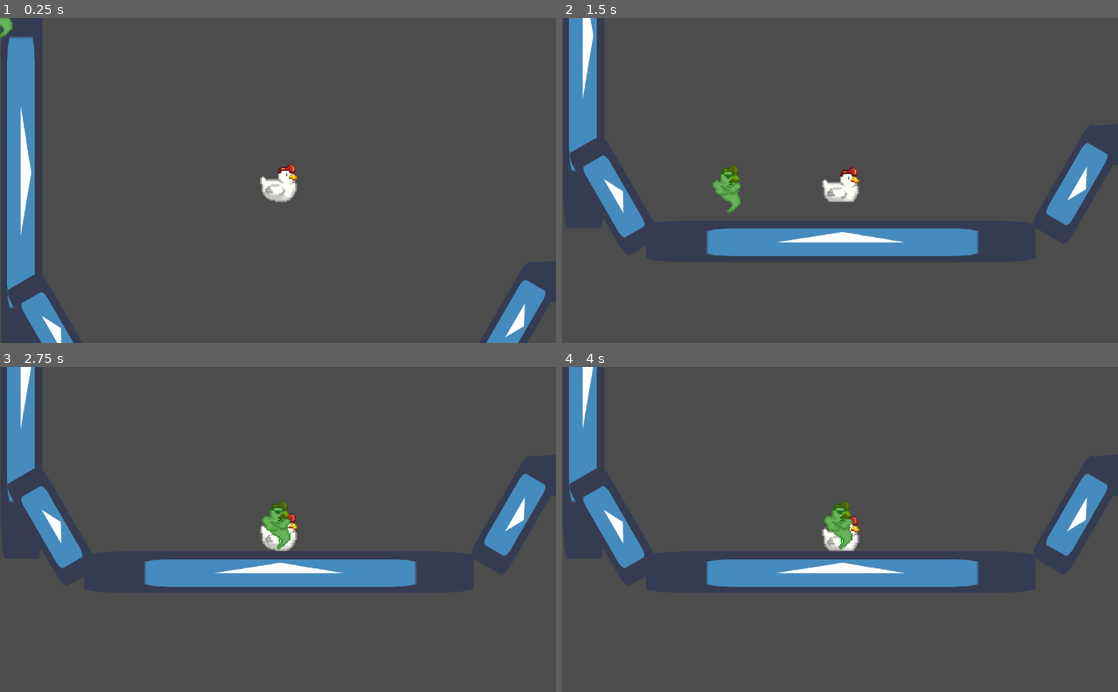
Above: before the commit, frames 1-4 (two rows, left to right).
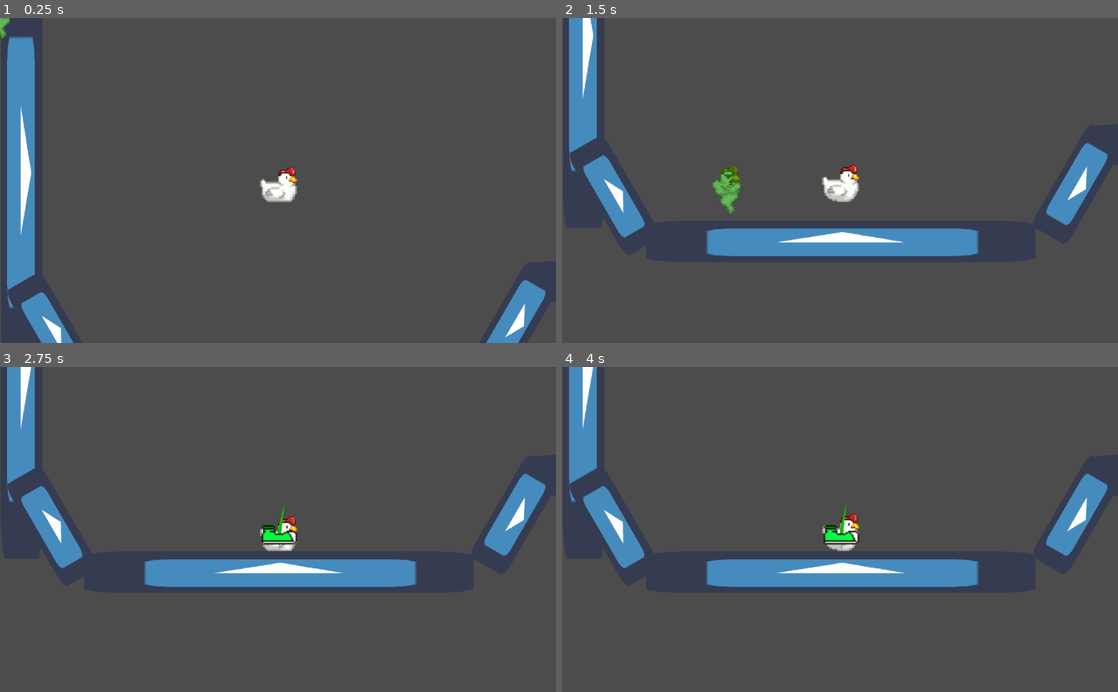
Above: after the commit, the same moments.

Repository: Morelatto/Galinha
Game: Godot game, scene res://Game_Scene.tscn
Same seed, same stepped clock (60 frames per second), same inputs: the game is played once before the commit and once after it. The engine's default icon, where the game draws it, is replaced by a stand-in: a white triangle on a blue panel in a dark square.
Inputs (mouse positions are in pixels of both pictures, inside the frame that each line leads up to):
- Up to frame 1 (0.25 s): no input
- Up to frame 2 (1.5 s): move the mouse to (962, 164) at 0.52 s; press the mouse at (962, 164) at 0.53 s; move the mouse to (728, 196) at 1.27 s; release the mouse at (728, 196) at 1.28 s; click (728, 196) at 1.35 s
- Up to frame 3 (2.75 s): move the mouse to (333, 458) at 2.02 s; press the mouse at (333, 458) at 2.03 s
- Up to frame 4 (4 s): move the mouse to (812, 594) at 2.77 s; release the mouse at (812, 594) at 2.78 s; click (812, 594) at 2.85 s; move the mouse to (1006, 578) at 3.52 s; press the mouse at (1006, 578) at 3.53 s

The runs differ from the first frame. In frame 1, 0.4% of the frame differs, in the area x 0-54%, y 0-57%; in frame 2, 0.5%; in frame 3, 0.7%; in frame 4, 0.7%, in the area x 46-54%, y 41-57%.

Commit message:
File organization, changes to the kick gameplay function

Diff:
--- a/Game_Scene.tscn
+++ b/Game_Scene.tscn
@@ -1,12 +1,13 @@
-[gd_scene load_steps=16 format=2]
+[gd_scene load_steps=22 format=2]
 
 [ext_resource path="res://Sprites/chicken_sheet.png" type="Texture" id=1]
 [ext_resource path="res://icon.png" type="Texture" id=2]
-[ext_resource path="res://Chicken_Controller.gd" type="Script" id=3]
-[ext_resource path="res://GameController.gd" type="Script" id=4]
-[ext_resource path="res://Ghost_Controller.gd" type="Script" id=5]
+[ext_resource path="res://Scripts/Controllers/Chicken_Controller.gd" type="Script" id=3]
+[ext_resource path="res://Scripts/Controllers/GameController.gd" type="Script" id=4]
+[ext_resource path="res://Scripts/Controllers/Ghost_Controller.gd" type="Script" id=5]
 [ext_resource path="res://Sprites/ghost_maromba.png" type="Texture" id=6]
-[ext_resource path="res://CameraController.gd" type="Script" id=7]
+[ext_resource path="res://Scripts/Controllers/CameraController.gd" type="Script" id=7]
+[ext_resource path="res://Sprites/marombaSheet.png" type="Texture" id=8]
 
 [sub_resource type="PhysicsMaterial" id=1]
 
@@ -34,10 +35,34 @@
 "speed": 8.0
 } ]
 
-[sub_resource type="PhysicsMaterial" id=7]
+[sub_resource type="AtlasTexture" id=7]
+atlas = ExtResource( 8 )
+region = Rect2( 0, 0, 32, 64 )
+
+[sub_resource type="AtlasTexture" id=8]
+atlas = ExtResource( 8 )
+region = Rect2( 32, 0, 32, 64 )
+
+[sub_resource type="AtlasTexture" id=9]
+atlas = ExtResource( 8 )
+region = Rect2( 0, 64, 32, 64 )
+
+[sub_resource type="AtlasTexture" id=10]
+atlas = ExtResource( 8 )
+region = Rect2( 32, 64, 32, 64 )
+
+[sub_resource type="SpriteFrames" id=11]
+animations = [ {
+"frames": [ SubResource( 7 ), SubResource( 8 ), SubResource( 9 ), SubResource( 10 ), SubResource( 9 ), SubResource( 8 ) ],
+"loop": true,
+"name": "idle",
+"speed": 10.0
+} ]
+
+[sub_resource type="PhysicsMaterial" id=12]
 rough = true
 
-[sub_resource type="RectangleShape2D" id=8]
+[sub_resource type="RectangleShape2D" id=13]
 extents = Vector2( 144.561, 15.4969 )
 
 [node name="world" type="Node2D"]
@@ -60,7 +85,7 @@
 [node name="AnimatedSprite" type="AnimatedSprite" parent="Chicken"]
 frames = SubResource( 6 )
 animation = "Idle"
-frame = 3
+frame = 1
 playing = true
 
 [node name="CollisionPolygon2D" type="CollisionPolygon2D" parent="Chicken"]
@@ -74,7 +99,14 @@
 script = ExtResource( 5 )
 
 [node name="Sprite" type="Sprite" parent="Ghost"]
+visible = false
 texture = ExtResource( 6 )
+
+[node name="AnimatedSprite" type="AnimatedSprite" parent="Ghost"]
+frames = SubResource( 11 )
+animation = "idle"
+frame = 1
+playing = true
 
 [node name="Controller" type="Node2D" parent="."]
 script = ExtResource( 4 )
--- a/Ghost_Controller.gd
+++ b/Scripts/Controllers/Ghost_Controller.gd
@@ -7,8 +7,13 @@
 var initial_mouse_pos = Vector2()
 var final_mouse_pos = Vector2()
 
+#Load nodes
 onready var chicken = get_parent().find_node("Chicken")
 onready var camera = get_parent().find_node("Camera")
+
+#Load resources
+onready var ghost_chicken_tex =  preload("res://Sprites/ghost_maromba.png")
+onready var boot_tex1 =  preload("res://Sprites/boot.png")
 
 enum GHOST_STATE {
 	in_kick_animation
@@ -42,6 +47,7 @@
 		drawLine = false
 
 func _calculate_prepare_for_kick():
+	look_at(chicken.position)
 	var mouse_position = _get_camera_mouse()
 	var mouse_direction = initial_mouse_pos - mouse_position
 	position = chicken.position - mouse_direction
@@ -55,11 +61,18 @@
 		position = chicken.position
 		initial_mouse_pos = _get_camera_mouse()
 		state = GHOST_STATE.in_preparing_for_kick
+		$Sprite.texture = boot_tex1
+		$Sprite.show()
+		$AnimatedSprite.hide()
 		drawLine = true
 
 	if event.is_action_released("ui_mouse_action"):
 		final_mouse_pos = _get_camera_mouse()
 		state = GHOST_STATE.in_kick_animation
+		$AnimatedSprite.show()
+		$Sprite.hide()
+		$Sprite.texture = ghost_chicken_tex
+		rotation = 0
 
 
 func _draw():
Not shown: 10 places in Game_Scene.tscn that only renumber resources
Renamed: CameraController.gd -> Scripts/Controllers/CameraController.gd
Renamed: Chicken_Controller.gd -> Scripts/Controllers/Chicken_Controller.gd
Renamed: GameController.gd -> Scripts/Controllers/GameController.gd
Binary file added: Sprites/boot.png
Not shown, added: Sprites/boot.png.import
Binary file added: Sprites/marombaSheet.png
Not shown, added: Sprites/marombaSheet.png.import
